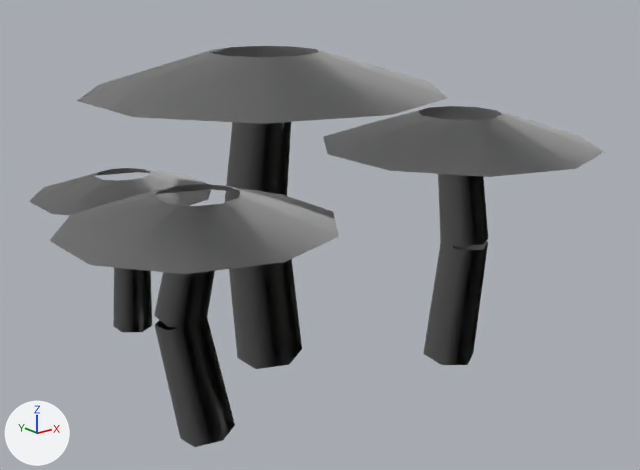
Two versions of the OBJ model Assets/Art/Models/Vegetation/Mushroom_Cluster.obj, one commit apart.
Rendered twice from a 50 mm lens placed at (-0.504, -0.717, 0.407), pointed at (0.042, -0.033, 0.133). Lighting does not change. The marker at lower left points along +X, +Y and +Z. The older version comes first. Where no turn or scale is listed for an object, it has been applied to the vertices. Vertices at exactly the same position are counted once.

Script lines for the objects in view, before the commit:
```python
me_mushroom_prefab = bpy.data.meshes.new('Mushroom_Prefab')
me_mushroom_prefab.from_pydata(...)  # 174 vertices, 176 faces; spans x -0.254..0.283, y -0.26..0.26, z -0.004..0.32
me_mushroom_prefab.materials.append(mat_fungus)  # white #e7e7e7
ob_mushroom_prefab = bpy.data.objects.new('Mushroom_Prefab', me_mushroom_prefab)
ob_mushroom_prefab.location = (0.0, 0.0, 0.0)
```
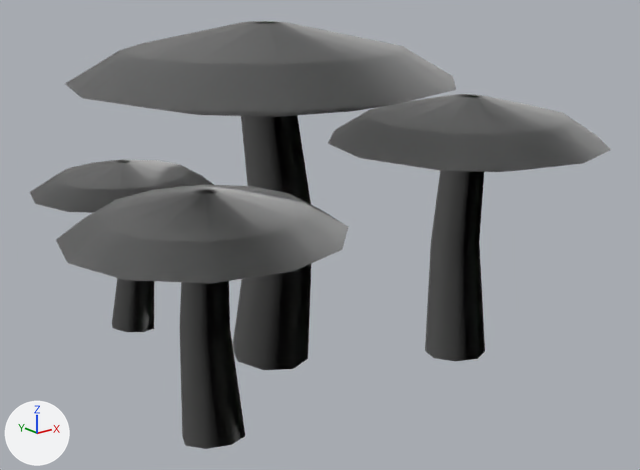
The change, as a list of edits to the scene's bpy script:
```text
Change me_mushroom_prefab:
    used by ob_mushroom_prefab; location = (0.0, 0.0, 0.0)
    remove me_mushroom_prefab.from_pydata(...)  # 174 vertices, 176 faces; spans x -0.254..0.283, y -0.26..0.26, z -0.004..0.32
    add me_mushroom_prefab.from_pydata(...)  # 292 vertices, 464 faces; spans x -0.26..0.3, y -0.26..0.26, z -0.004..0.347
    me_mushroom_prefab part 1: the loose piece of 22 vertices spanning x -0.042..0.03, y -0.035..0.035, z -0.003..0.291 is rebuilt with 24 vertices and now spans x -0.041..0.043, y -0.042..0.041, z -0.004..0.292
    me_mushroom_prefab part 2: the loose piece of 20 vertices spanning x 0.017..0.283, y -0.26..0.02, z 0.229..0.26 is rebuilt with 49 vertices and now spans x 0.02..0.3, y -0.26..0.02, z 0.221..0.275
    me_mushroom_prefab part 3: the loose piece of 20 vertices spanning x -0.254..-0.026, y -0.22..0.02, z 0.194..0.22 is rebuilt with 49 vertices and now spans x -0.26..-0.02, y -0.23..0.01, z 0.18..0.224
    me_mushroom_prefab part 4: the loose piece of 20 vertices spanning x -0.171..0.171, y -0.18..0.18, z 0.282..0.32 is rebuilt with 49 vertices and now spans x -0.19..0.19, y -0.19..0.19, z 0.279..0.347
    me_mushroom_prefab part 5: the loose piece of 20 vertices spanning x -0.175..0.015, y 0.06..0.26, z 0.158..0.18 is rebuilt with 49 vertices and now spans x -0.18..0.02, y 0.06..0.26, z 0.156..0.194
    me_mushroom_prefab part 6: the loose piece of 12 vertices spanning x -0.099..-0.059, y 0.138..0.182, z -0.001..0.091 is rebuilt with 24 vertices and now spans x -0.105..-0.047, y 0.135..0.185, z -0.004..0.164
    me_mushroom_prefab part 7: the loose piece of 12 vertices spanning x 0.126..0.174, y -0.159..-0.092, z -0.003..0.133 is rebuilt with 24 vertices and now spans x 0.128..0.192, y -0.152..-0.084, z -0.003..0.232
    me_mushroom_prefab part 8: the loose piece of 12 vertices spanning x -0.175..-0.119, y -0.125..-0.066, z -0.004..0.114 is rebuilt with 24 vertices and now spans x -0.169..-0.111, y -0.138..-0.072, z -0.004..0.19
    me_mushroom_prefab part 9: the loose piece of 12 vertices spanning x 0.129..0.172, y -0.159..-0.098, z 0.127..0.237 is deleted
    me_mushroom_prefab part 10
    12 vertices are removed from x -0.175..-0.123, y -0.12..-0.067, z 0.105..0.202
    12 faces are deleted
    other edits to the shape of me_mushroom_prefab do not show in these pictures
```

Pixel boxes [x1, y1, x2, y2] of what changed, in the pictures (640 x 470 px):
'Mushroom_Prefab', reshaped (7% taller)
    before: [29, 46, 605, 447]
    after: [30, 21, 611, 449]
part 1 of me_mushroom_prefab, rebuilt
    before: [225, 122, 302, 369]
    after: [233, 115, 311, 370]
part 2 of me_mushroom_prefab, rebuilt (10% taller)
    before: [323, 106, 605, 177]
    after: [328, 94, 611, 172]
part 3 of me_mushroom_prefab, rebuilt (9% taller)
    before: [50, 184, 339, 274]
    after: [56, 185, 348, 283]
part 4 of me_mushroom_prefab, rebuilt (23% taller)
    before: [77, 46, 448, 124]
    after: [65, 21, 456, 117]
part 5 of me_mushroom_prefab, rebuilt (15% taller)
    before: [29, 168, 211, 215]
    after: [30, 159, 214, 213]
part 6 of me_mushroom_prefab, rebuilt
    before: [113, 267, 152, 332]
    after: [112, 278, 154, 332]
part 7 of me_mushroom_prefab, rebuilt
    before: [423, 241, 488, 365]
    after: [425, 171, 485, 361]
part 8 of me_mushroom_prefab, rebuilt
    before: [155, 318, 235, 447]
    after: [179, 281, 245, 449]
part 9 of me_mushroom_prefab, deleted
    before: [438, 174, 488, 247]
part 10 of me_mushroom_prefab, deleted
    before: [154, 271, 215, 328]
